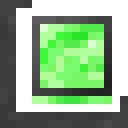
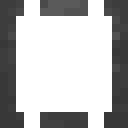
Before/after of a w=128, h=128 layered artwork. What changed in the layer stack:
hid group "animation" (16 layers) over [32, 32, 112, 80]
hid "baseAO" over [32, 16, 112, 96]
hid "baseFrame" over [32, 16, 112, 96]
hid "baseStripTexture", moved it above "baseStripAO" over [32, 24, 112, 104]
hid "baseStripAO" over [32, 32, 112, 80]
hid "baseStrip" over [32, 40, 112, 72]
hid "baseSide" over [32, 16, 112, 96]
hid "horizFrame" over [0, 96, 128, 128]
hid "verticalFrame" over [0, 0, 32, 112]
added layer "frame" above "frame_full" over [0, 0, 128, 128]
